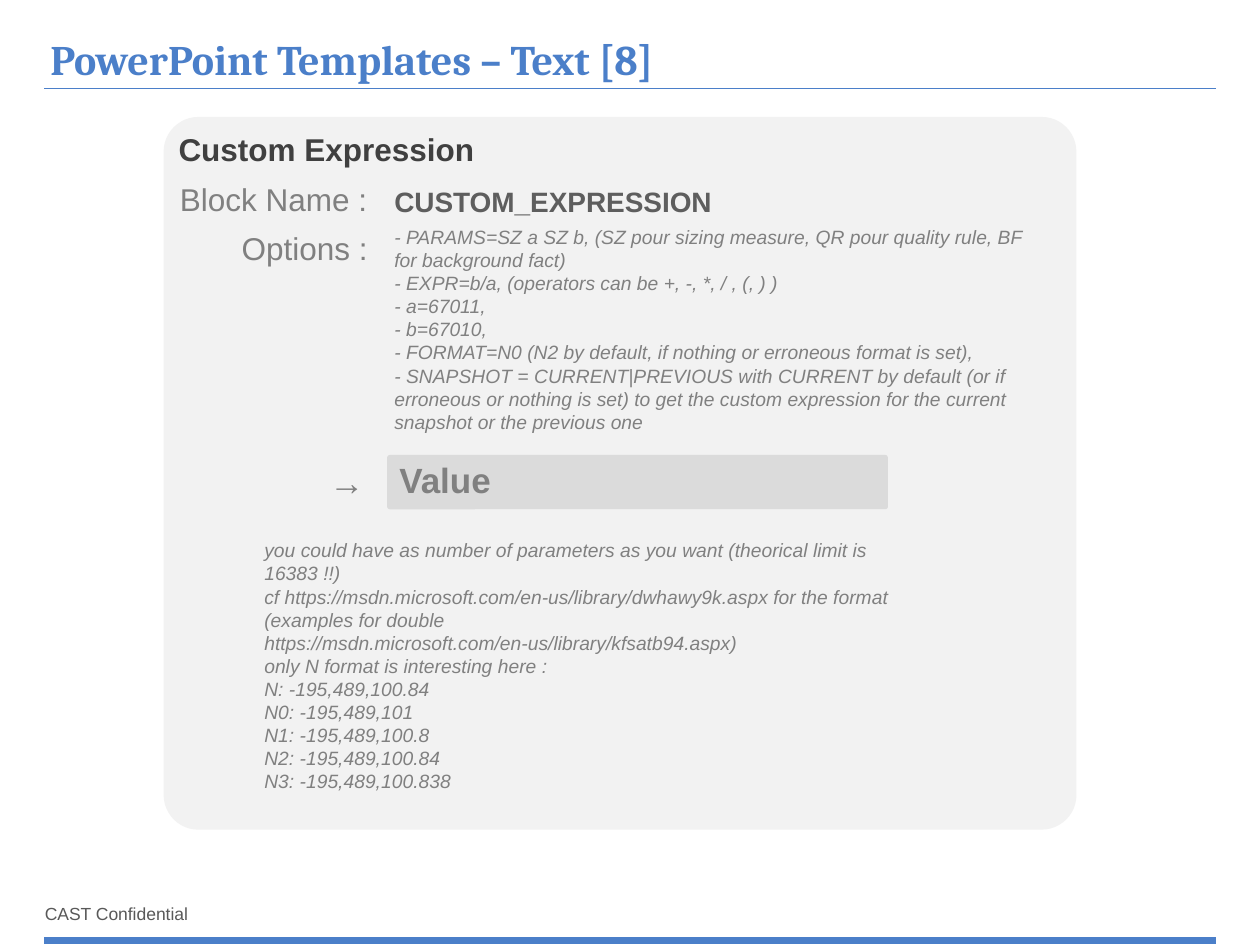
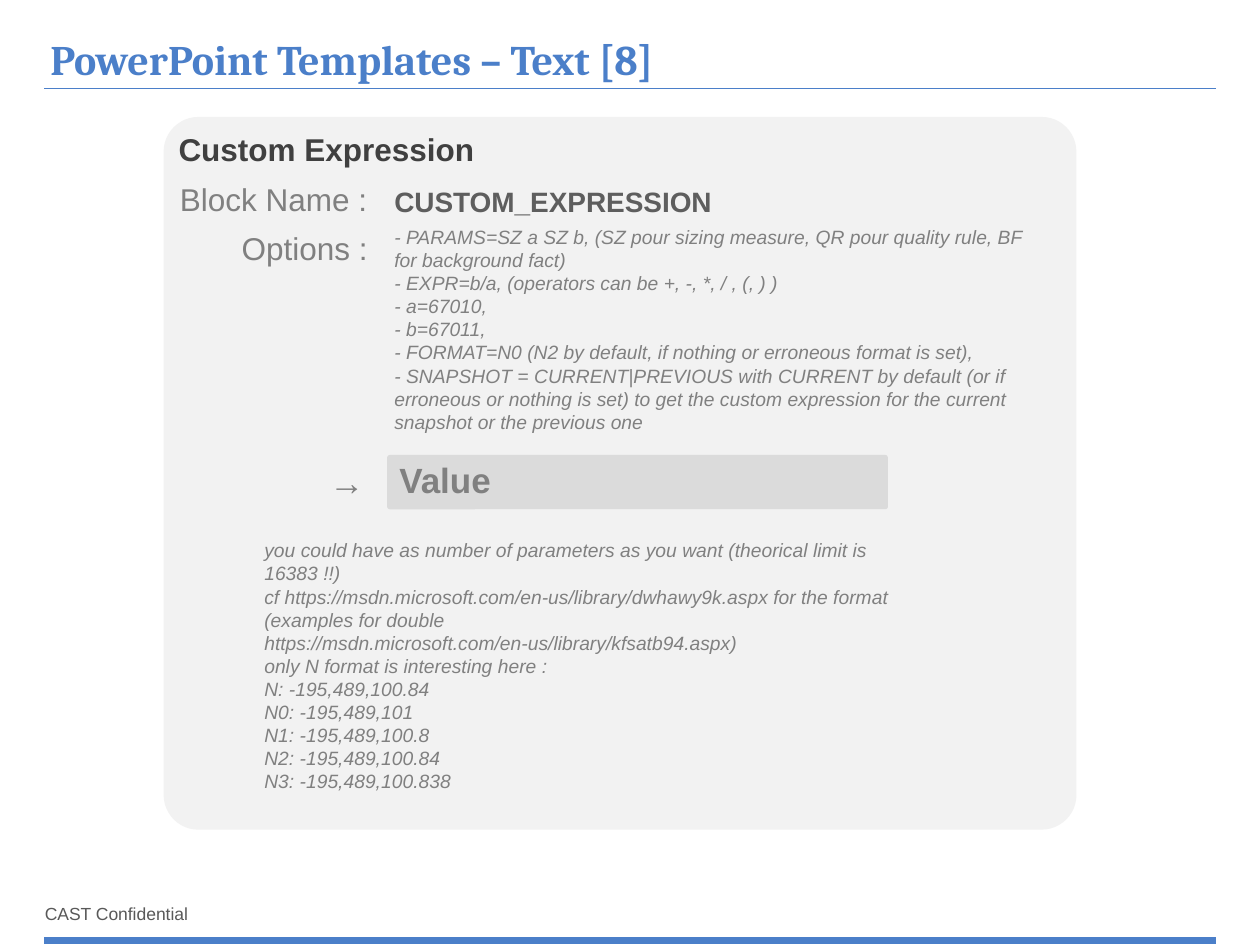
Before and after one commit to CAST-projects/ReportGenerator, a slide deck: slide 16 of CastReporting.Reporting/TemplatesFiles/1- Powerpoint-components-library.pptx. Drawn at 1260x945 pixels with LibreOffice and Linux fonts; fonts in the diff are those of the drawing; background and template pictures are left out. Boxes give left, top, right and bottom in pixels: in the first picture for what was removed or moved away, otherwise in the second. Text is boxed around its words. In the diff, an @@ line names an element or a change of style, - is before the commit and + after.

Commit message:
REPORTGEN-40 : update templates

```diff
--- a/CastReporting.Reporting/TemplatesFiles/1- Powerpoint-components-library.pptx
+++ b/CastReporting.Reporting/TemplatesFiles/1- Powerpoint-components-library.pptx
@@ text at (406, 299, 487, 339): text changed @@
-- a=67011,
-- b=67010,
+- a=67010,
+- b=67011,
```
Also in this commit, not shown: 4 other files.
